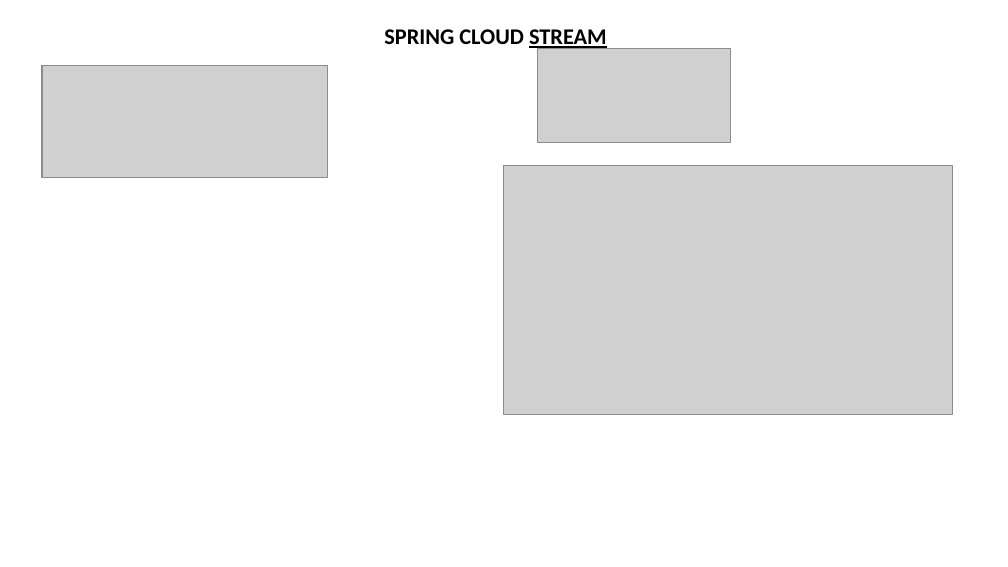
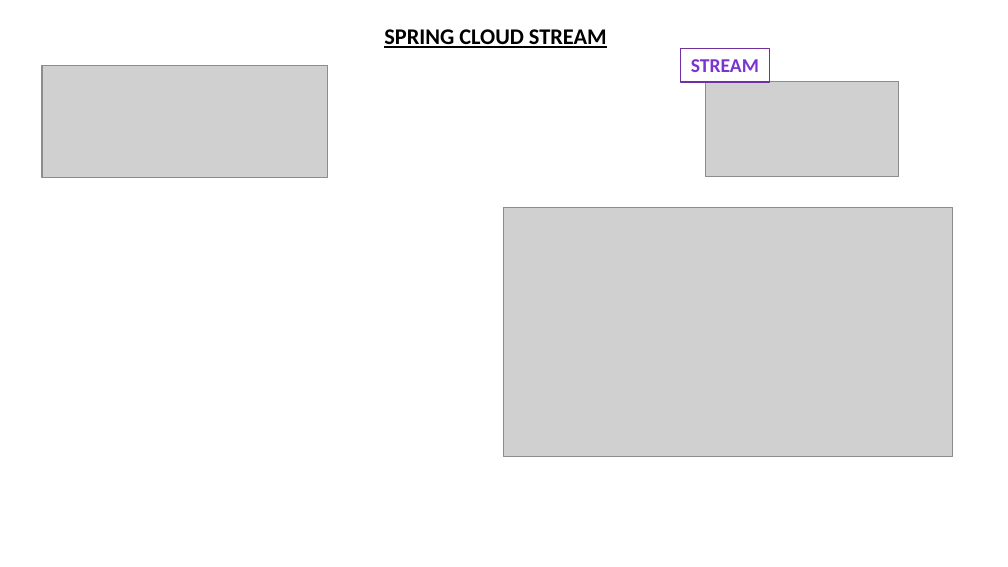
Before and after one commit to AnUniversalPowerServing/tmpl, a slide deck: slide 1 of tut/sf-scs.pptx. Drawn at 1008x567 pixels with LibreOffice and Linux fonts; fonts in the diff are those of the drawing; grey boxes stand for pictures. Boxes give left, top, right and bottom in pixels: in the first picture for what was removed or moved away, otherwise in the second. Text is boxed around its words. In the diff, an @@ line names an element or a change of style, - is before the commit and + after.

Commit message:
updated sf-scs-ppt

```diff
--- a/tut/sf-scs.pptx
+++ b/tut/sf-scs.pptx
@@ title "SPRING CLOUD STREAM" at <box>384,29,607,48</box>: underline on in "SPRING CLOUD" @@
@@ rectangle added at <box>680,48,769,83</box>, outline #7030A0 1 pt, 14 pt, text gradient #3D1B67 to #7B34D2 to #7330C4, bold @@
+STREAM
@@ picture: place and size @@
-picture at <box>537,48,731,143</box>
+picture at <box>706,82,899,176</box>
@@ picture: place and size @@
-picture at <box>504,166,953,415</box>
+picture at <box>504,208,953,457</box>
```
Also in this commit, not shown: 1 other slide changed.
